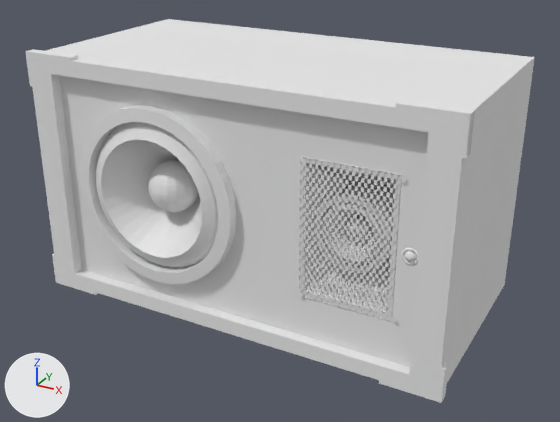
Renders of the Blender file NotForBroadcastPOC-Sourcetree/Assets/Blender Files/- Interactive/Speaker.blend from each side of a commit.
Camera for both pictures: a camera (50 mm lens) standing at (0.323, -0.61, 0.277) and looking at (-0.004, -0.017, -0.02). Lighting does not change. The marker at lower left points along +X, +Y and +Z.

In view in the first picture: 'Case', 'Grill ', 'Sub Woofer', 'Tweeter'.
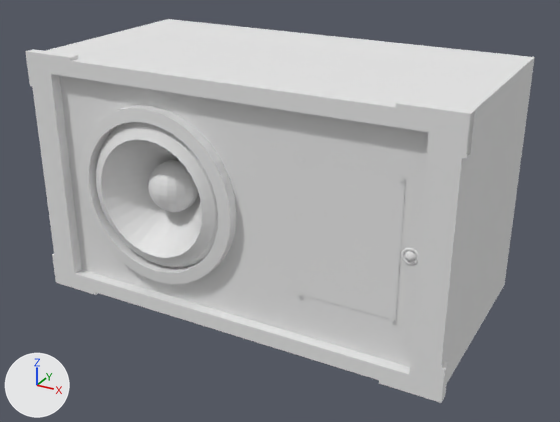
Where the newer file only moved an object's origin or applied its transform, the numbers keep the older frame.

What changed in the scene script:
```text
Add mat_speaker_tweeter_grill:
    mat_speaker_tweeter_grill = diffuse_material('Speaker Tweeter Grill')
    mat_speaker_tweeter_grill.base_color = (0.8, 0.8, 0.8)  # white #e7e7e7
Add me_speaker_tweeter_grill:
    me_speaker_tweeter_grill.from_pydata([(-0.5, -0.5, 0.0), (0.5, -0.5, 0.0), (-0.5, 0.5, 0.0), (0.5, 0.5, 0.0)], [], [(0, 1, 3, 2)])
    me_speaker_tweeter_grill.materials.append(mat_speaker_tweeter_grill)  # its picture is missing
Remove ob_grill:
    ob_grill = bpy.data.objects.new('Grill ', me_cube_001)
    ob_grill.location = (-0.0103, 0.0, 0.0103)
    ob_grill.rotation_euler = (0.0, 1.571, 0.0)  # degrees (0, 90, 0)
    ob_grill.scale = (0.23, 0.2, 0.4)
Add ob_speaker_tweeter_grill:
    ob_speaker_tweeter_grill = bpy.data.objects.new('Speaker Tweeter Grill', me_speaker_tweeter_grill)
    ob_speaker_tweeter_grill.location = (0.1021, -0.1006, 0.0098)
    ob_speaker_tweeter_grill.rotation_euler = (1.571, 0.0, 0.0)  # degrees (90, 0, 0)
    ob_speaker_tweeter_grill.scale = (0.0903, 0.121, 0.18)
```

Changed parts and their boxes [x1, y1, x2, y2] in the pictures (560 x 422 px):
'Speaker Tweeter Grill', added: after [295, 158, 405, 320]
'Grill ', deleted: before [299, 156, 401, 321]
'Tweeter', unchanged, covered by the edit: before [314, 184, 392, 273]
